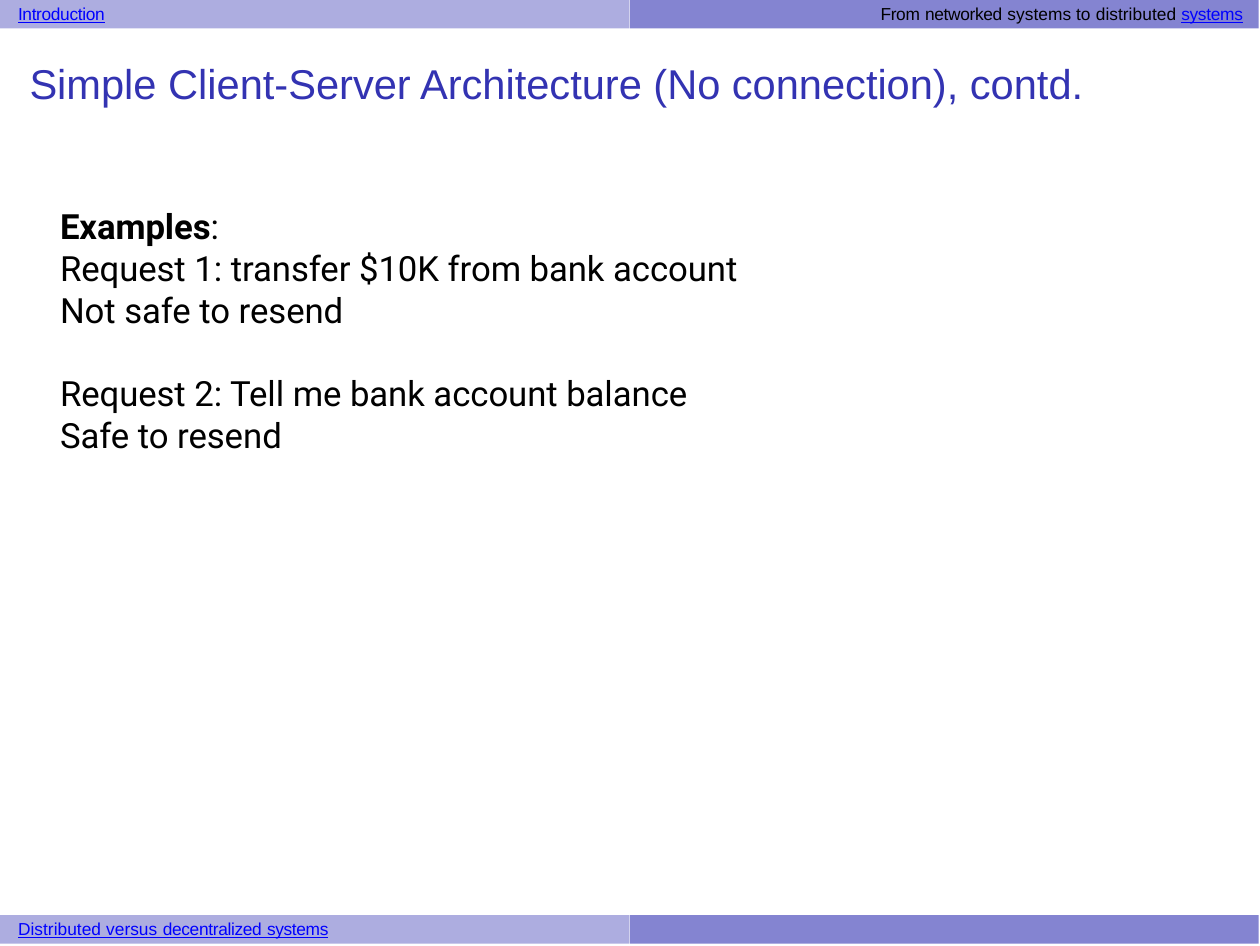
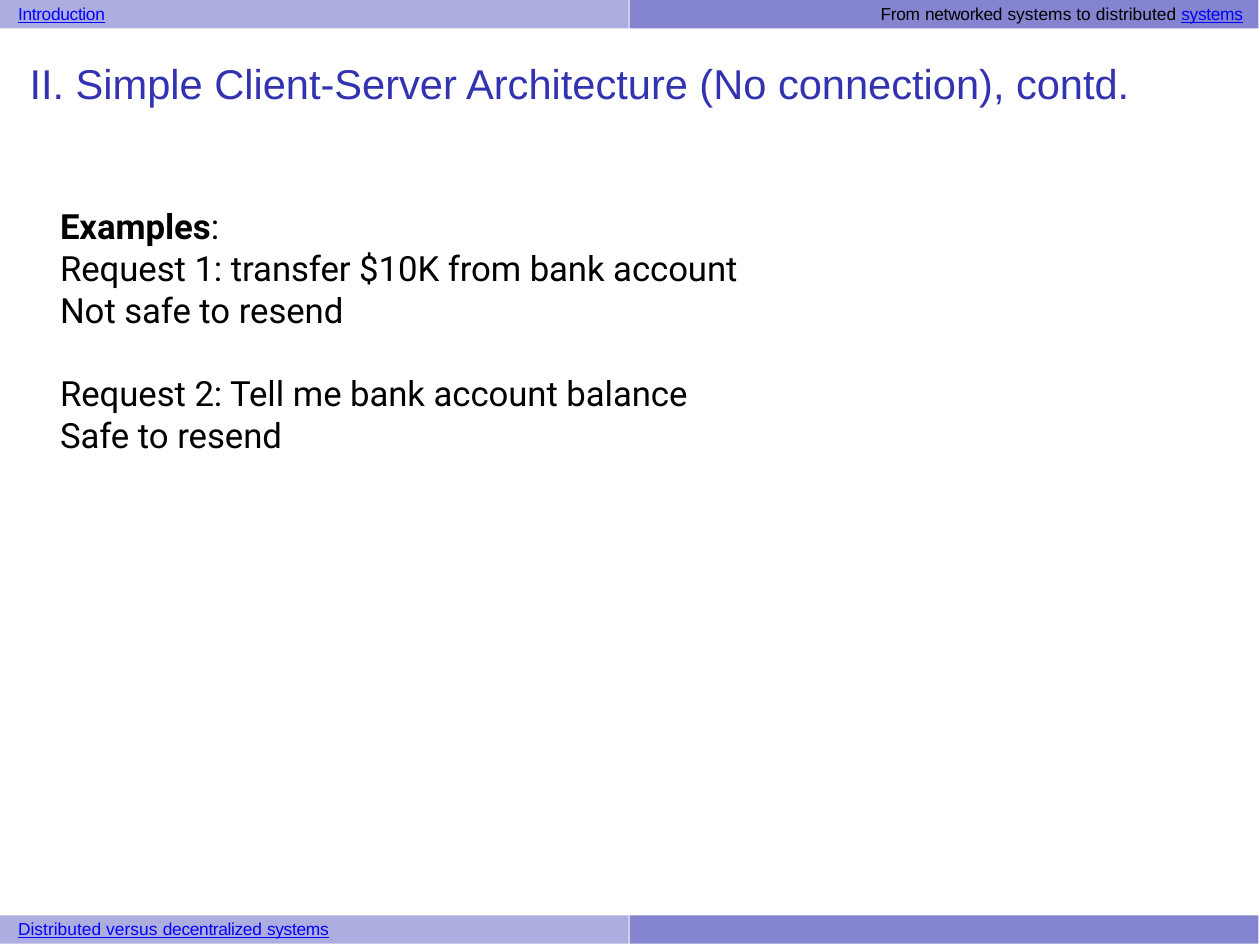
Before and after one commit to UVADS/distributed_computing, a slide deck: slide 15 of 03_dataframes_and_spark_sql/system_architecture_examples.pptx (slide 5 before the commit). Drawn at 1260x946 pixels with LibreOffice and Linux fonts; fonts in the diff are those of the drawing. Boxes give left, top, right and bottom in pixels: in the first picture for what was removed or moved away, otherwise in the second. Text is boxed around its words. In the diff, an @@ line names an element or a change of style, - is before the commit and + after.

```diff
--- a/03_dataframes_and_spark_sql/system_architecture_examples.pptx
+++ b/03_dataframes_and_spark_sql/system_architecture_examples.pptx
@@ title at (x1=30, y1=69, x2=1129, y2=106): text changed @@
-Simple Client-Server Architecture (No connection), contd.
+II. Simple Client-Server Architecture (No connection), contd.
```
Also in this commit, not shown: 6 other slides changed, 14 slides added.
